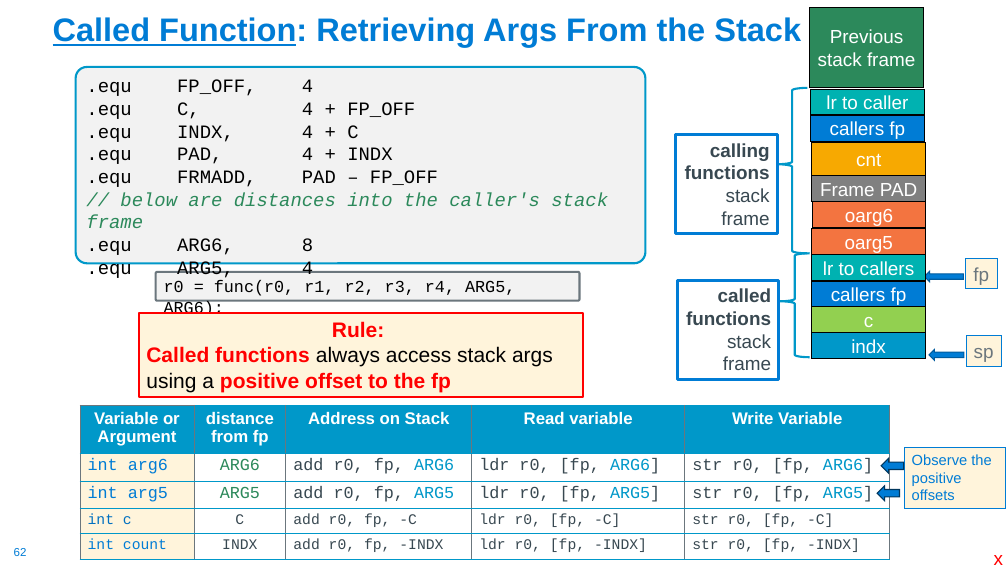
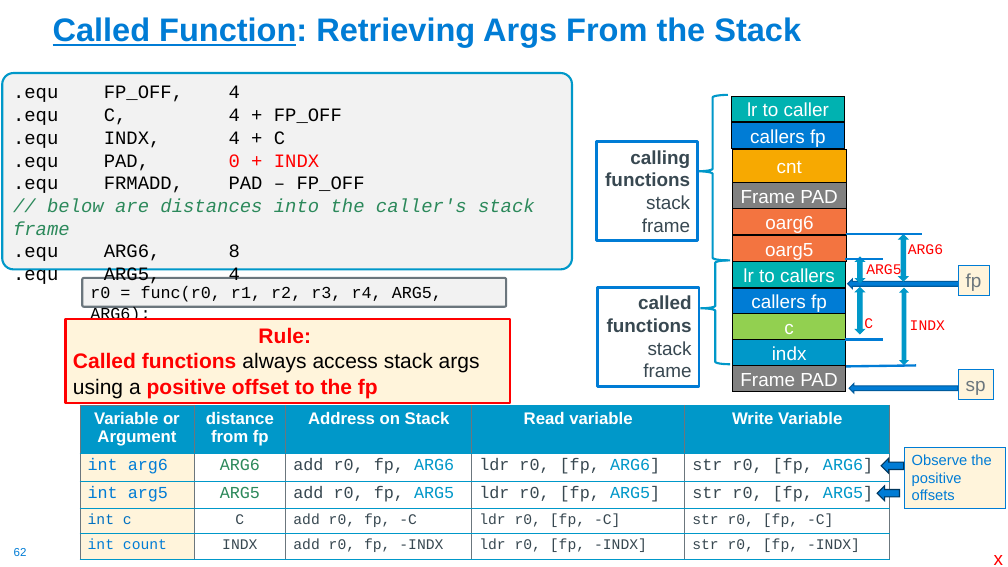
Before and after one commit to cse30-sp24/Muller-Slides, a slide deck: slide 62 of 07-Arm-Part4.pptx. Drawn at 1008x567 pixels with LibreOffice and Linux fonts; fonts in the diff are those of the drawing. Boxes give left, top, right and bottom in pixels: in the first picture for what was removed or moved away, otherwise in the second. Text is boxed around its words. In the diff, an @@ line names an element or a change of style, - is before the commit and + after.

```diff
--- a/07-Arm-Part4.pptx
+++ b/07-Arm-Part4.pptx
@@ rectangle removed at bbox=[810, 7, 923, 88] @@
-Previous stack frame
@@ 2 rounded rectangles, 1 rectangle: place and size @@
-2 rounded rectangles, 1 rectangle at bbox=[76, 67, 646, 397]
+2 rounded rectangles, 1 rectangle at bbox=[2, 73, 572, 403]
@@ 11 rectangles, 2 left braces: place and size @@
-11 rectangles, 2 left braces at bbox=[676, 88, 926, 380]
+11 rectangles, 2 left braces at bbox=[597, 95, 846, 386]
@@ text in rounded rectangle at bbox=[13, 154, 319, 171]: text changed @@
-.equ PAD, 4 + INDX
+.equ PAD, 0 + INDX
@@ rectangle "oarg5": place and size @@
-rectangle "oarg5" at bbox=[812, 228, 926, 254]
+rectangle "oarg5" at bbox=[733, 236, 846, 262]
@@ line added from (846, 234) to (922, 234), #007CD5 2.25 pt @@
@@ up down arrow added at bbox=[899, 234, 908, 281], fill #0098C9, outline #0098C9 1 pt @@
@@ line added from (845, 259) to (883, 259), #007CD5 2.25 pt @@
@@ up down arrow added at bbox=[856, 257, 865, 283], fill #0098C9, outline #0098C9 1 pt @@
@@ text added at bbox=[866, 263, 901, 279], 14 pt, text #FF0000 @@
+ARG5
@@ text added at bbox=[908, 244, 943, 254], 14 pt, text #FF0000 @@
+ARG6
@@ rectangle "fp": place and size @@
-rectangle "fp" at bbox=[966, 259, 997, 289]
+rectangle "fp" at bbox=[959, 265, 990, 296]
@@ left arrow: place and size @@
-left arrow at bbox=[925, 271, 964, 282]
+left arrow at bbox=[848, 279, 961, 289]
@@ up down arrow added at bbox=[856, 287, 865, 333], fill #0098C9, outline #0098C9 1 pt @@
@@ up down arrow added at bbox=[901, 288, 908, 364], fill #0098C9, outline #0098C9 1 pt @@
@@ text added at bbox=[864, 318, 873, 330], 14 pt, text #FF0000 @@
+C
@@ text added at bbox=[910, 320, 945, 330], 14 pt, text #FF0000 @@
+INDX
@@ line added from (845, 340) to (883, 340), #007CD5 2.25 pt @@
@@ rectangle added at bbox=[733, 366, 846, 392], fill #808080, outline #000000 1 pt, 18 pt, text #FFFFFF @@
+Frame PAD
@@ line added from (846, 367) to (917, 365), #007CD5 2.25 pt @@
@@ left arrow: place and size @@
-left arrow at bbox=[929, 349, 964, 360]
+left arrow at bbox=[849, 383, 958, 393]
@@ rectangle "sp": place and size @@
-rectangle "sp" at bbox=[966, 336, 1002, 366]
+rectangle "sp" at bbox=[959, 370, 994, 400]
```
Also in this commit, not shown: 2 other slides changed, 1 other file.
